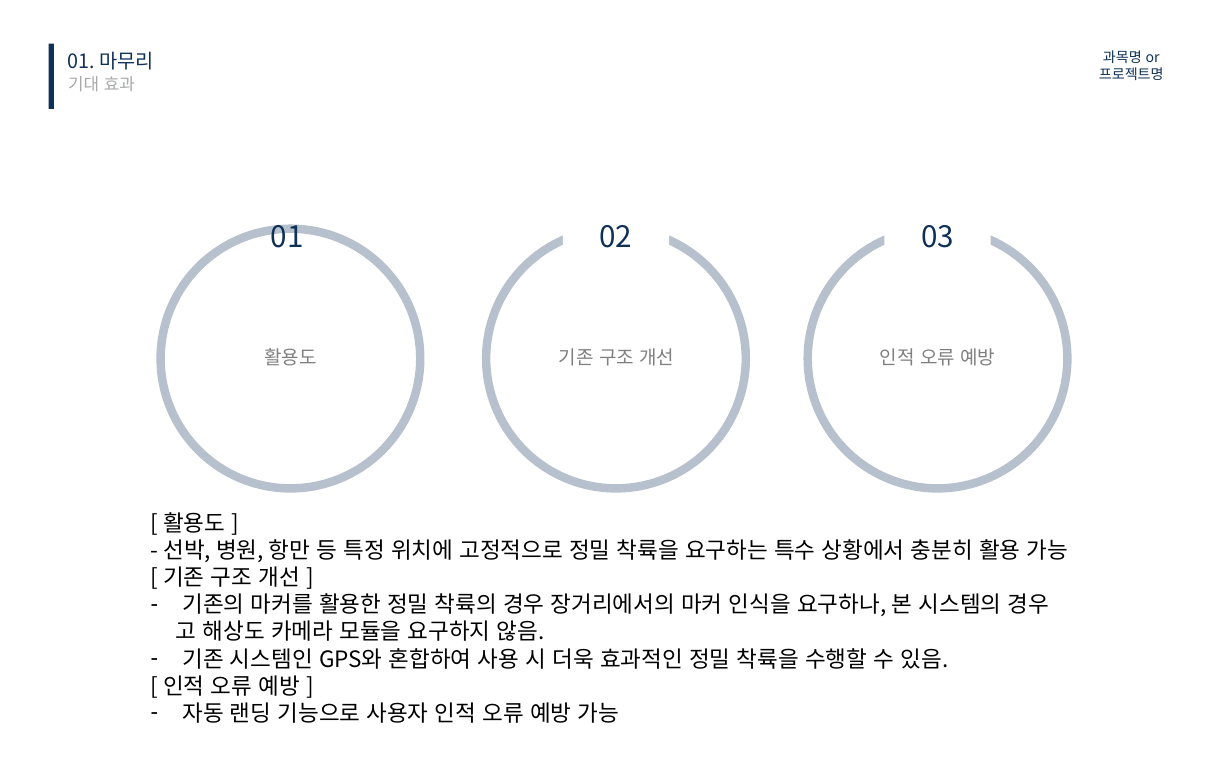
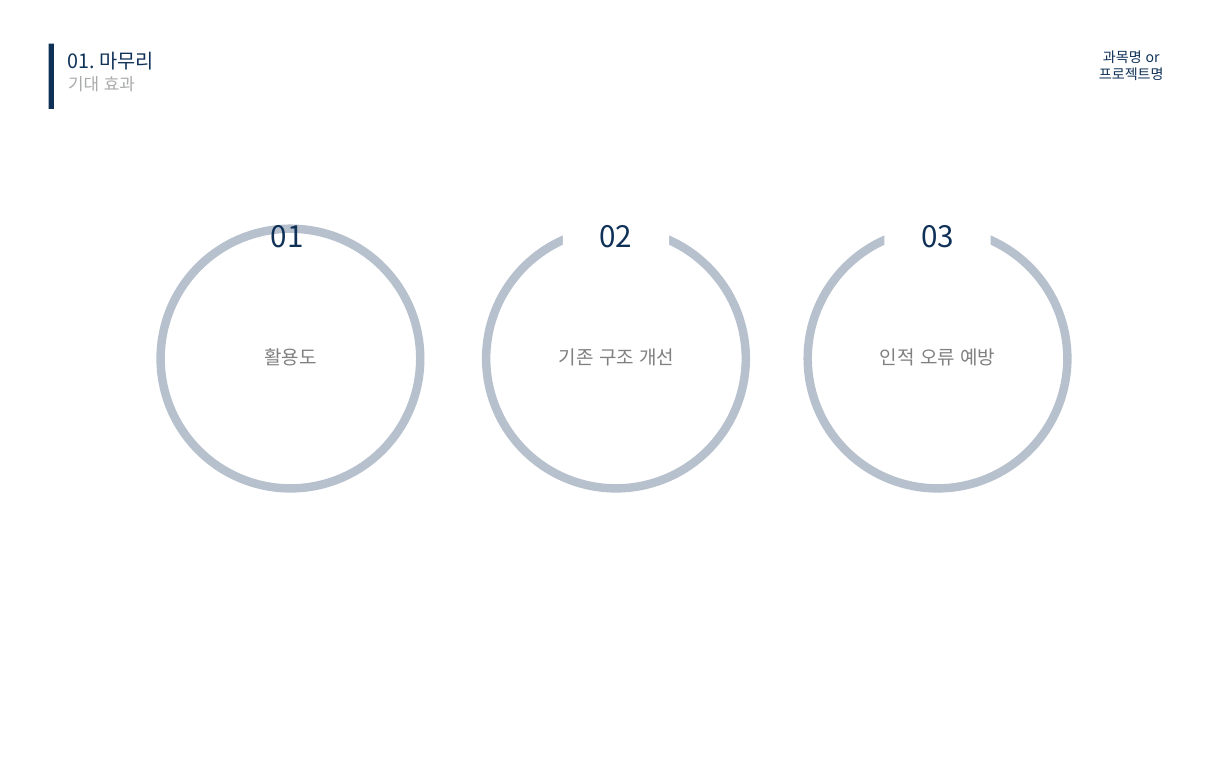
Before and after one commit to kimkyowon/Capstone_Design, a slide deck: slide 18 of 1.PrecisionLandingModule/1.ReasearchNote/FinalReport/캡스톤디자인 최종 발표 ICT융합학부 2018045323 김교원.pptx. Drawn at 1232x761 pixels with LibreOffice and Linux fonts; fonts in the diff are those of the drawing. Boxes give left, top, right and bottom in pixels: in the first picture for what was removed or moved away, otherwise in the second. Text is boxed around its words. In the diff, an @@ line names an element or a change of style, - is before the commit and + after.

```diff
--- a/1.PrecisionLandingModule/1.ReasearchNote/FinalReport/캡스톤디자인 최종 발표 ICT융합학부 2018045323 김교원.pptx
+++ b/1.PrecisionLandingModule/1.ReasearchNote/FinalReport/캡스톤디자인 최종 발표 ICT융합학부 2018045323 김교원.pptx
@@ text removed at [163, 512, 1068, 723] @@
-[ 활용도 ]
-- 선박, 병원, 항만 등 특정 위치에 고정적으로 정밀 착륙을 요구하는 특수 상황에서 충분히 활용 가능
-[ 기존 구조 개선 ]
-– 기존의 마커를 활용한 정밀 착륙의 경우 장거리에서의 마커 인식을 요구하나, 본 시스템의 경우
-고 해상도 카메라 모듈을 요구하지 않음.
-– 기존 시스템인 GPS와 혼합하여 사용 시 더욱 효과적인 정밀 착륙을 수행할 수 있음.
-[ 인적 오류 예방 ]
-– 자동 랜딩 기능으로 사용자 인적 오류 예방 가능
```
Also in this commit, not shown: 3 other slides changed, 2 slides removed, 6 other files.
